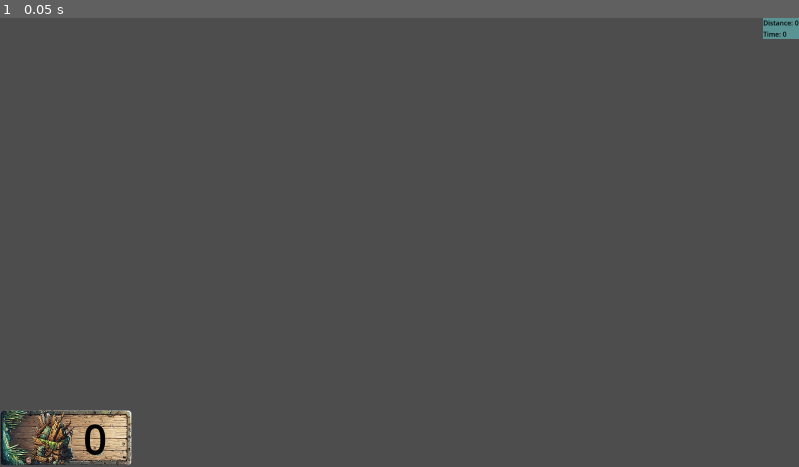
Above: before the commit, frame 1.
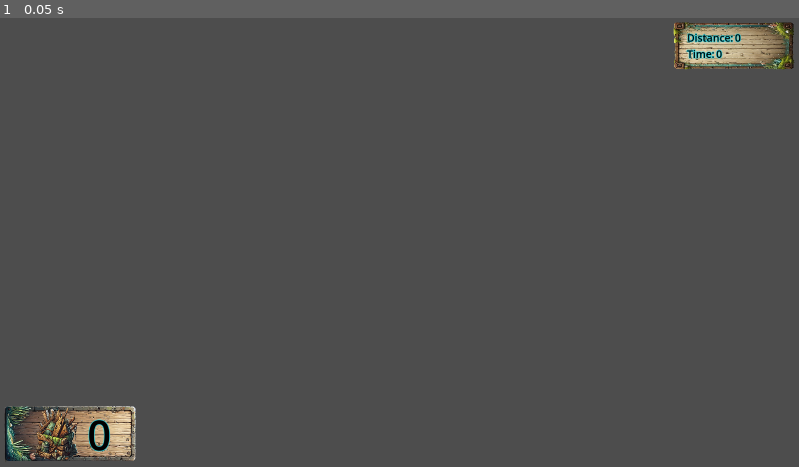
Above: after the commit, the same moment.

Repository: ARCsweden/GameJam2024FallA
Game: Godot game, scene res://UI/hud.tscn
Two runs of this game, one before a commit and one after it. Both use one fixed random seed, a clock stepped at 60 frames per second and the inputs below. The project has no main scene, so this scene is started directly.
Inputs:
- Up to frame 1 (0.05 s): no input

The runs differ from the first frame. In frame 1, 3.1% of the frame differs, in the area x 0-100%, y 0-100%.

Commit message:
Fixed Hud

Diff:
--- a/dontdrowntogether/UI/UI_Theme.tres
+++ b/dontdrowntogether/UI/UI_Theme.tres
@@ -2,4 +2,9 @@
 
 [resource]
 Label/colors/font_color = Color(0, 0, 0, 1)
-Label/colors/font_outline_color = Color(0.015707, 0.248415, 1, 1)
+Label/colors/font_outline_color = Color(0.188683, 0.839322, 0.889202, 1)
+Label/colors/font_shadow_color = Color(0.606437, 0.735945, 1, 0)
+Label/constants/outline_size = 6
+Label/constants/shadow_offset_x = 2
+Label/constants/shadow_outline_size = 1
+Label/font_sizes/font_size = 25
--- a/dontdrowntogether/UI/hud.gd
+++ b/dontdrowntogether/UI/hud.gd
@@ -3,6 +3,7 @@
 @onready var lengthCounterLabel_node = %NumberCounterLentgh_Label
 @onready var timeCounterLabel_Node = %NumberCounterTime_Label
 @onready var scrapCounterLabel_Node = %ScrapCounter_label
+
 
 @onready var scrapAmount : int = 0
 
@@ -16,6 +17,7 @@
 	if event.is_action_pressed("testUI"):
 		scrapAmount += 1
 		update_scrap_Counter(scrapAmount)
+
 
 # Called when the node enters the scene tree for the first time.
 func _ready() -> void:
--- a/dontdrowntogether/UI/hud.tscn
+++ b/dontdrowntogether/UI/hud.tscn
@@ -1,6 +1,7 @@
-[gd_scene load_steps=4 format=3 uid="uid://bn6hyjabd7tel"]
+[gd_scene load_steps=5 format=3 uid="uid://bn6hyjabd7tel"]
 
 [ext_resource type="Script" path="res://UI/hud.gd" id="1_umctx"]
+[ext_resource type="Texture2D" uid="uid://ddgjslgyojfua" path="res://UI/Images/CounterTimeAndLentgh.png" id="2_lplbw"]
 [ext_resource type="Texture2D" uid="uid://cjek6ugp3hhhj" path="res://UI/Images/ScrapCounterBackground.png" id="2_qn6do"]
 [ext_resource type="Texture2D" uid="uid://b5gqua0y0f8h8" path="res://UI/Images/ScarpIcon.png" id="3_7rv3m"]
 
@@ -11,15 +12,22 @@
 anchors_preset = 1
 anchor_left = 1.0
 anchor_right = 1.0
-offset_bottom = 50.0
+offset_left = -302.0
+offset_top = 10.0
+offset_right = -10.0
+offset_bottom = 124.0
 grow_horizontal = 0
 
-[node name="ColorRect" type="ColorRect" parent="TimeAndLengthCounter"]
+[node name="TextureRect" type="TextureRect" parent="TimeAndLengthCounter"]
 layout_mode = 2
-color = Color(0.427451, 1, 1, 0.392157)
+texture = ExtResource("2_lplbw")
+expand_mode = 1
 
 [node name="VBoxContainer" type="VBoxContainer" parent="TimeAndLengthCounter"]
+custom_minimum_size = Vector2(225, 0)
 layout_mode = 2
+size_flags_horizontal = 4
+size_flags_vertical = 4
 
 [node name="Distance_HBox" type="HBoxContainer" parent="TimeAndLengthCounter/VBoxContainer"]
 layout_mode = 2
@@ -46,11 +54,13 @@
 text = "0"
 
 [node name="ScrapCounter" type="MarginContainer" parent="."]
-anchors_preset = 2
+anchors_preset = -1
 anchor_top = 1.0
 anchor_bottom = 1.0
-offset_top = -137.0
-offset_right = 317.0
+offset_left = 10.0
+offset_top = -147.0
+offset_right = 327.0
+offset_bottom = -10.0
 grow_vertical = 0
 
 [node name="TextureRect" type="TextureRect" parent="ScrapCounter"]
--- a/dontdrowntogether/main_menu.gd
+++ b/dontdrowntogether/main_menu.gd
@@ -3,11 +3,22 @@
 @onready var SinglePlayerButton_Node = %SinglePlayer_TextureButton
 @onready var MultiPlayerButton_Node = %Multiplayer_TextureButton2
 @onready var QuitButton_Node = %Quit_TextureButton3
+@onready var TitleScreenAudioStream_Node = %TitleScreen_AudioStreamPlayer
 
 # Called when the node enters the scene tree for the first time.
+
+func _input(event):
+	if event.is_action_pressed("MuteMusic"):
+		if TitleScreenAudioStream_Node.playing:
+			TitleScreenAudioStream_Node.stop()
+		else:
+			TitleScreenAudioStream_Node.play()
+
+
 func _ready() -> void:
 	SinglePlayerButton_Node.scale = Vector2(.5,.5)
 	pass # Replace with function body.
+
 
 
 # Called every frame. 'delta' is the elapsed time since the previous frame.
--- a/dontdrowntogether/main_menu.tscn
+++ b/dontdrowntogether/main_menu.tscn
@@ -1,10 +1,11 @@
-[gd_scene load_steps=6 format=3 uid="uid://w4gm67bydod"]
+[gd_scene load_steps=7 format=3 uid="uid://82fhe0w6dwgo"]
 
 [ext_resource type="Script" path="res://main_menu.gd" id="1_vsdwt"]
 [ext_resource type="Texture2D" uid="uid://dld5gwe03povq" path="res://UI/Images/MenuBackground2.PNG" id="2_4t21l"]
 [ext_resource type="Texture2D" uid="uid://0esun8vk0q22" path="res://UI/Images/BackgroundBoardNoB.png" id="3_eoofo"]
 [ext_resource type="Texture2D" uid="uid://b1tgm44fknjxm" path="res://UI/Images/BetterButton.png" id="4_m055q"]
 [ext_resource type="Theme" uid="uid://jia55bt3fpaw" path="res://UI/MainMenuTheme.tres" id="4_xjwdx"]
+[ext_resource type="AudioStream" uid="uid://dkmuwv6tvng7e" path="res://Assets/Music/title_screen.mp3" id="6_r0elw"]
 
 [node name="MainMenu_CanvasLayer" type="CanvasLayer"]
 script = ExtResource("1_vsdwt")
@@ -125,6 +126,12 @@
 theme = ExtResource("4_xjwdx")
 text = "Quit"
 
+[node name="TitleScreen_AudioStreamPlayer" type="AudioStreamPlayer" parent="."]
+unique_name_in_owner = true
+stream = ExtResource("6_r0elw")
+autoplay = true
+parameters/looping = true
+
 [connection signal="pressed" from="MarginContainer/Buttons_VBoxContainer/SinglePlayer_TextureButton" to="." method="_on_single_player_texture_button_pressed"]
 [connection signal="pressed" from="MarginContainer/Buttons_VBoxContainer/Multiplayer_TextureButton2" to="." method="_on_multiplayer_texture_button_2_pressed"]
 [connection signal="pressed" from="MarginContainer/Buttons_VBoxContainer/Quit_TextureButton3" to="." method="_on_quit_texture_button_3_pressed"]
--- a/dontdrowntogether/project.godot
+++ b/dontdrowntogether/project.godot
@@ -38,3 +38,12 @@
 "events": [Object(InputEventKey,"resource_local_to_scene":false,"resource_name":"","device":-1,"window_id":0,"alt_press …(195 unchanged characters)…
 ]
 }
+MuteMusic={
+"deadzone": 0.5,
+"events": [Object(InputEventKey,"resource_local_to_scene":false,"resource_name":"","device":-1,"window_id":0,"alt_pressed":false,"shift_pressed":false,"ctrl_pressed":false,"meta_pressed":false,"pressed":false,"keycode":0,"physical_keycode":77,"key_label":0,"unicode":109,"location":0,"echo":false,"script":null)
+]
+}
+
+[physics]
+
+2d/default_gravity=0.0
Not shown, added: dontdrowntogether/Assets/Music/title_screen.mp3.import
Binary file added: dontdrowntogether/UI/Images/CounterTimeAndLentgh.png
Not shown, added: dontdrowntogether/UI/Images/CounterTimeAndLentgh.png.import
